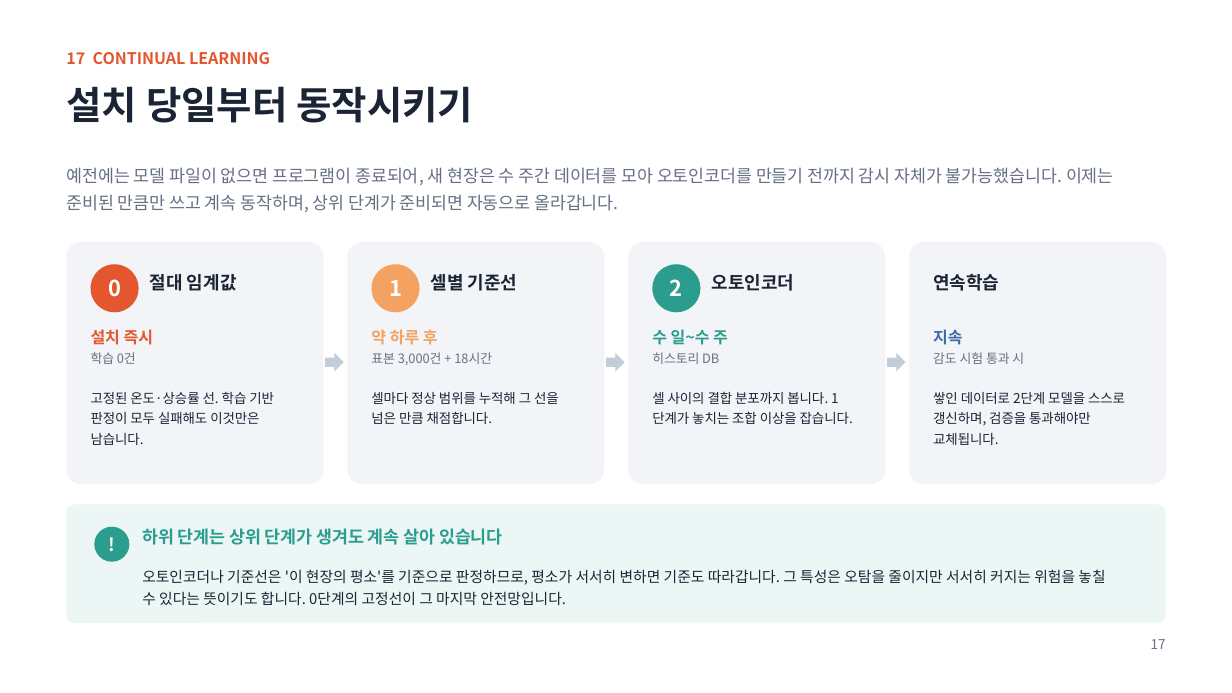
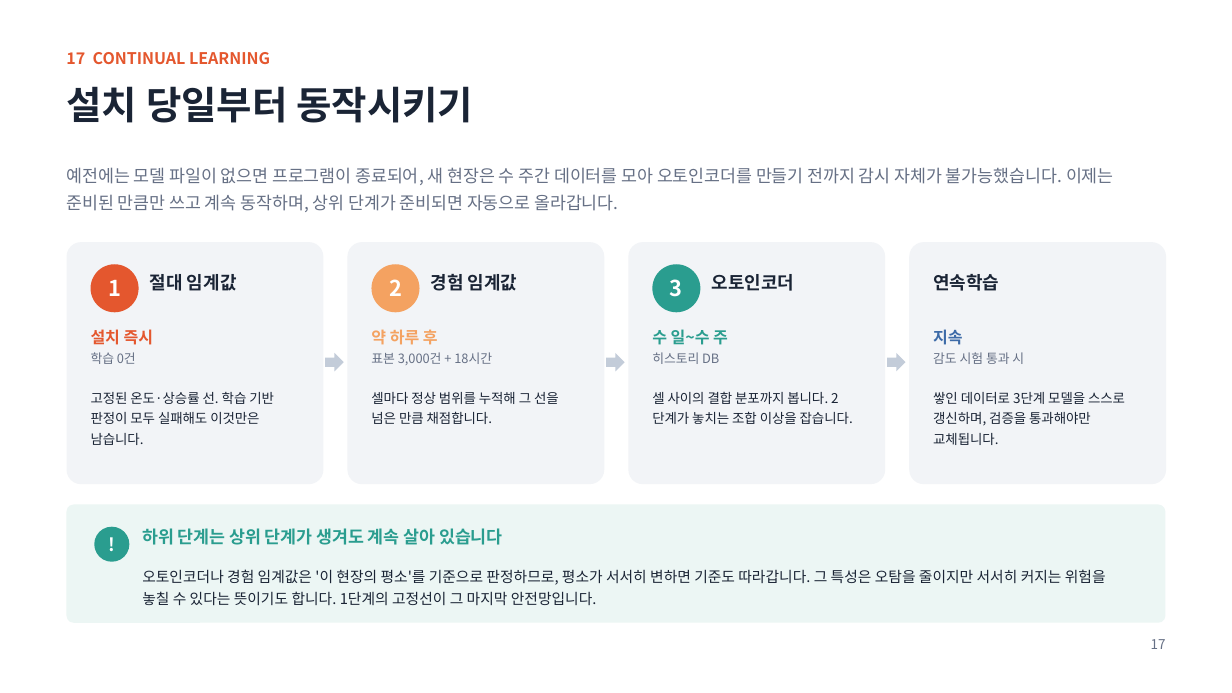
Before and after one commit to oskwon65/MultiModal_FireCam, a slide deck: slide 18 of 멀티모달_화재감지_모니터링_설치매뉴얼.pptx. Drawn at 1232x693 pixels with LibreOffice and Linux fonts; fonts in the diff are those of the drawing. Boxes give left, top, right and bottom in pixels: in the first picture for what was removed or moved away, otherwise in the second. Text is boxed around its words. In the diff, an @@ line names an element or a change of style, - is before the commit and + after.

```diff
--- a/멀티모달_화재감지_모니터링_설치매뉴얼.pptx
+++ b/멀티모달_화재감지_모니터링_설치매뉴얼.pptx
@@ text in ellipse at bbox=[108, 280, 121, 296]: text changed @@
-0
+1
@@ text in ellipse at bbox=[389, 279, 402, 296]: text changed @@
-1
+2
@@ text at bbox=[431, 274, 518, 291]: text changed @@
-셀별 기준선
+경험 임계값
@@ text in ellipse at bbox=[670, 279, 683, 297]: text changed @@
-2
+3
@@ text at bbox=[652, 392, 853, 424]: text changed @@
-셀 사이의 결합 분포까지 봅니다. 1단계가 놓치는 조합 이상을 잡습니다.
+셀 사이의 결합 분포까지 봅니다. 2단계가 놓치는 조합 이상을 잡습니다.
@@ text at bbox=[933, 392, 1125, 445]: text changed @@
-쌓인 데이터로 2단계 모델을 스스로 갱신하며, 검증을 통과해야만 교체됩니다.
+쌓인 데이터로 3단계 모델을 스스로 갱신하며, 검증을 통과해야만 교체됩니다.
@@ text at bbox=[142, 569, 1106, 605]: text changed @@
-오토인코더나 기준선은 '이 현장의 평소'를 기준으로 판정하므로, 평소가 서서히 변하면 기준도 따라갑니다. 그 특성은 오탐을 줄이지만 서서히 커지는 위험을 놓칠 수 있다는 뜻이기도 합니다. 0단계의 고정선이 그 마지막 안전망입니다.
+오토인코더나 경험 임계값은 '이 현장의 평소'를 기준으로 판정하므로, 평소가 서서히 변하면 기준도 따라갑니다. 그 특성은 오탐을 줄이지만 서서히 커지는 위험을 놓칠 수 있다는 뜻이기도 합니다. 1단계의 고정선이 그 마지막 안전망입니다.
```
Also in this commit, not shown: 11 other slides changed, 4 slides added, 46 other files.
